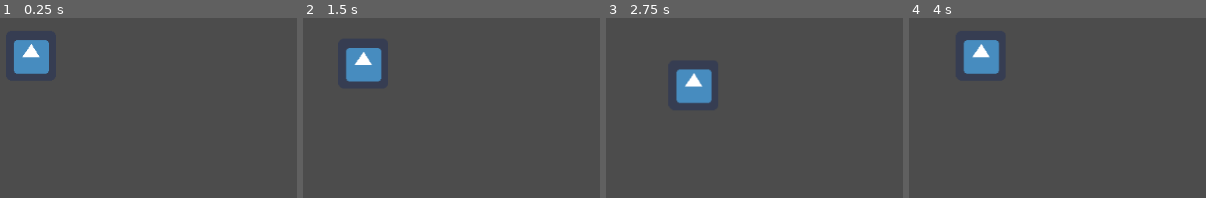
Above: before the commit, frames 1-4 (left to right).
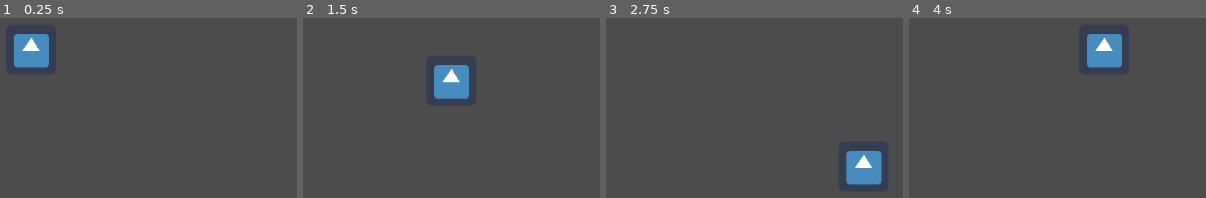
Above: after the commit, the same moments.

Repository: PanquecaFuriosa/minijuego_DELU
Game: Godot game, scene res://main.tscn
The game is run twice, just before and just after one commit, with the same random seed, the same clock (stepped at 60 frames per second) and the same inputs. The engine's default icon, where the game draws it, is replaced by a stand-in: a white triangle on a blue panel in a dark square.
Inputs:
- Up to frame 1 (0.25 s): no input
- Up to frame 2 (1.5 s): tap Enter at 0.5 s; hold Right (move_right) 0.53-1.28 s; hold Down (move_down) from 1.28 s (still down)
- Up to frame 3 (2.75 s): release Down (move_down) at 2.03 s; hold Right (move_right) from 2.03 s (still down)
- Up to frame 4 (4 s): release Right (move_right) at 2.78 s; hold Up (move_up) 2.78-3.53 s; hold Left (move_left) from 3.53 s (still down)

The runs differ from the first frame. In frame 1, 1.2% of the frame differs, in the area x 4-17%, y 8-32%; in frame 2, 4.5%; in frame 3, 4.5%, in the area x 23-93%, y 28-93%; in frame 4, 4.5%.

Commit message:
Adds basic movement

Diff:
--- a/Mini_Undertale/MovingEntity.tscn
+++ b/Mini_Undertale/MovingEntity.tscn
@@ -1,7 +1,6 @@
-[gd_scene load_steps=4 format=2]
+[gd_scene load_steps=3 format=2]
 
 [ext_resource path="res://icon.png" type="Texture" id=1]
-[ext_resource path="res://base_movement.gd" type="Script" id=2]
 
 [sub_resource type="RectangleShape2D" id=1]
 extents = Vector2( 32, 31 )
@@ -15,4 +14,3 @@
 texture = ExtResource( 1 )
 
 [node name="Movement" type="Node2D" parent="."]
-script = ExtResource( 2 )
--- /dev/null
+++ b/Mini_Undertale/Player.tscn
@@ -0,0 +1,11 @@
+[gd_scene load_steps=4 format=2]
+
+[ext_resource path="res://MovingEntity.tscn" type="PackedScene" id=1]
+[ext_resource path="res://player_movement.gd" type="Script" id=2]
+[ext_resource path="res://moving_entity.gd" type="Script" id=3]
+
+[node name="Player" instance=ExtResource( 1 )]
+script = ExtResource( 3 )
+
+[node name="Movement" parent="." index="2"]
+script = ExtResource( 2 )
--- a/Mini_Undertale/base_movement.gd
+++ b/Mini_Undertale/base_movement.gd
@@ -1,11 +1,11 @@
 extends Node2D
 
-
+class_name base_movement
 # Declare member variables here.
 
 var entity: KinematicBody2D
 
-export(float) var speed :float = 50
+var speed :float
 var direction :Vector2 = Vector2.ZERO
 
 func _ready():
@@ -16,12 +16,10 @@
 	if Get_input() != null:
 		direction = Get_input()
 
+
 	entity.move_and_slide(direction*speed)
 
 
-func Get_input() -> Vector2:
-	#Cuando se tiene que mover esta wea
-	var axis: Vector2 = Vector2.ZERO
-	axis.x = int(Input.is_action_pressed("move_right")) - int(Input.is_action_pressed("move_left"))
-	axis.y = int(Input.is_action_pressed("move_down")) - int(Input.is_action_pressed("move_up"))
-	return axis.normalized()
+	#Decide como se va a mover la entidad, depende (por ejemplo el movimiento del jugador es diferente a todos los demas)
+func Get_input():
+	pass
--- a/Mini_Undertale/main.tscn
+++ b/Mini_Undertale/main.tscn
@@ -1,8 +1,9 @@
 [gd_scene load_steps=2 format=2]
 
-[ext_resource path="res://MovingEntity.tscn" type="PackedScene" id=1]
+[ext_resource path="res://Player.tscn" type="PackedScene" id=1]
 
 [node name="Node2D" type="Node2D"]
 
-[node name="MovingEntity" parent="." instance=ExtResource( 1 )]
-position = Vector2( 384, 192 )
+[node name="Player" parent="." instance=ExtResource( 1 )]
+position = Vector2( 384, 184 )
+speed = 200.0
--- /dev/null
+++ b/Mini_Undertale/moving_entity.gd
@@ -0,0 +1,11 @@
+extends KinematicBody2D
+
+
+
+onready var Movement = $'Movement'
+export(float) var speed :float = 50
+
+func _ready():
+	print('Huuuuh?')
+
+	Movement.speed =speed
--- /dev/null
+++ b/Mini_Undertale/player_movement.gd
@@ -0,0 +1,9 @@
+extends base_movement
+
+
+func Get_input() -> Vector2:
+	#determina direccion del movimiento basado en las teclas presionadas
+	var axis: Vector2 = Vector2.ZERO
+	axis.x = int(Input.is_action_pressed("move_right")) - int(Input.is_action_pressed("move_left"))
+	axis.y = int(Input.is_action_pressed("move_down")) - int(Input.is_action_pressed("move_up"))
+	return axis.normalized()
--- a/Mini_Undertale/project.godot
+++ b/Mini_Undertale/project.godot
@@ -8,9 +8,14 @@
 
 config_version=4
 
-_global_script_classes=[  ]
+_global_script_classes=[ {
+"base": "Node2D",
+"class": "base_movement",
+"language": "GDScript",
+"path": "res://base_movement.gd"
+} ]
 _global_script_class_icons={
-
+"base_movement": ""
 }
 
 [application]
